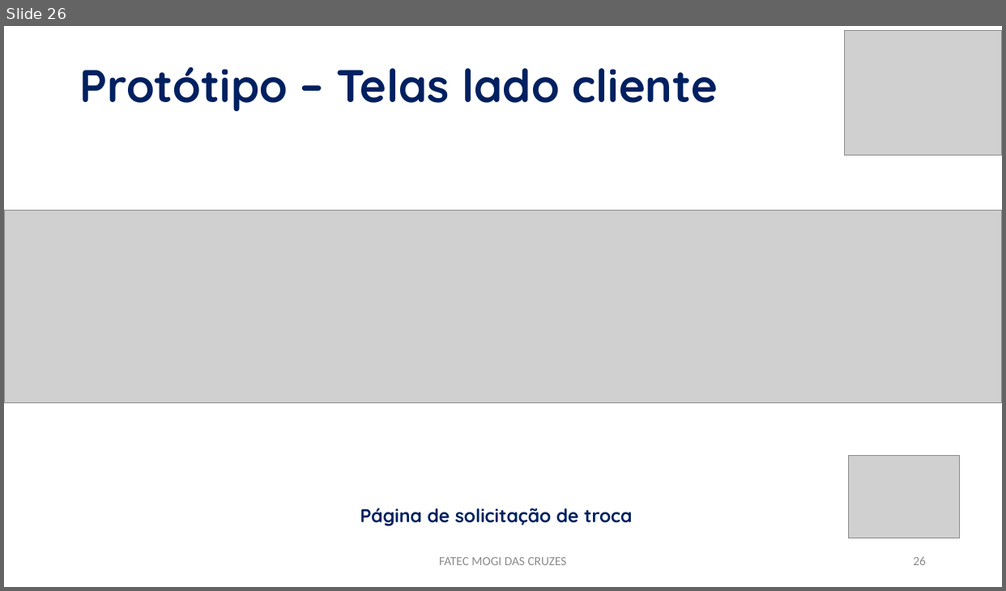
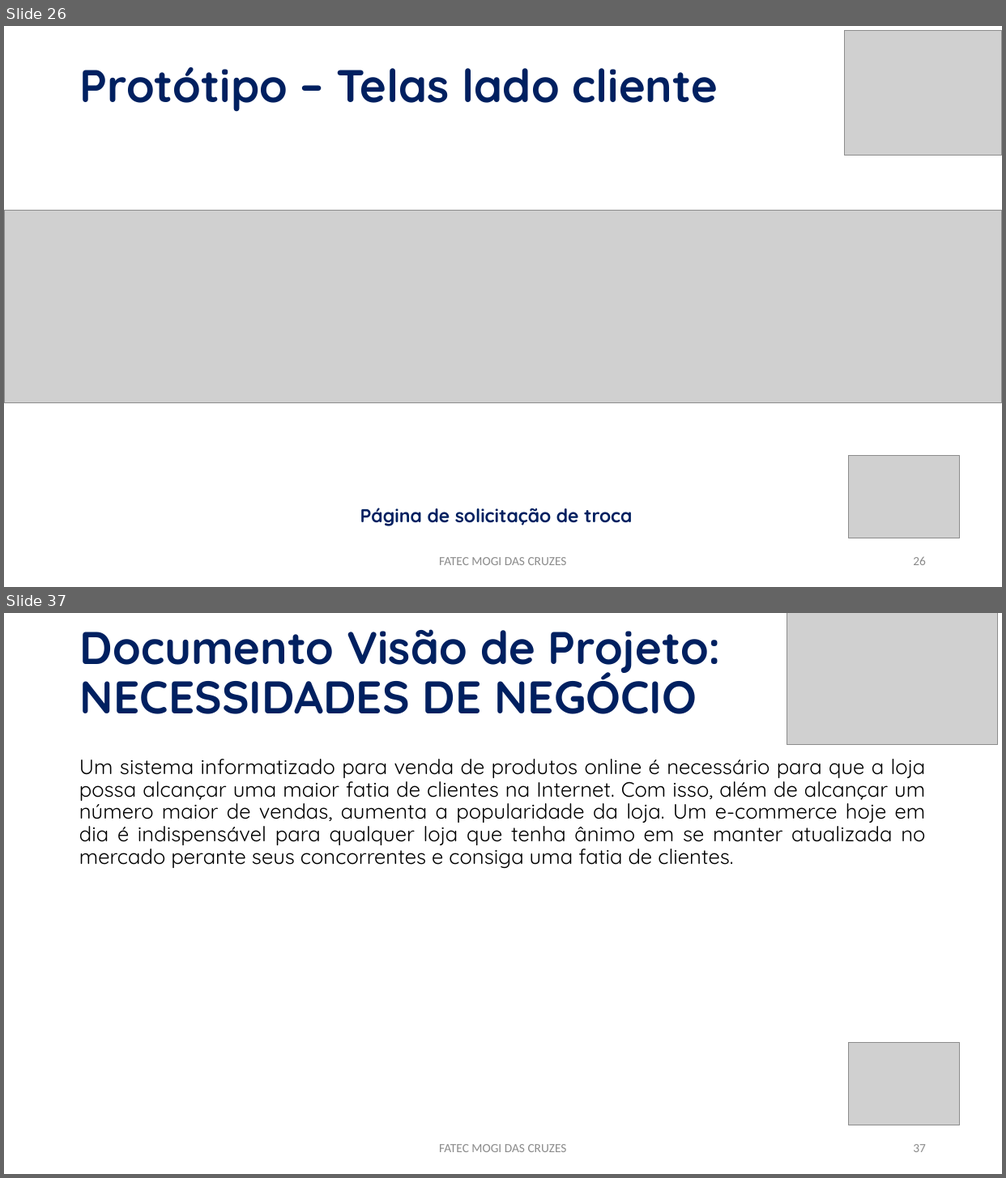
Before and after one commit to PabloLuiz1/buiatchaka-jogos, a slide deck: APRESENTAÇÃO.pptx. Shown one above the other, each under a label of ours: slide 26 before the commit, slides 26 and 37 after it; the slides between them are not shown. The pictures are 1006x591 and 1006x1178 pixels, drawn with LibreOffice and Linux fonts; fonts in the diff are those of the drawing; grey boxes stand for pictures. Boxes give left, top, right and bottom in pixels: in the first picture for what was removed or moved away, otherwise in the second. Text is boxed around its words. In the diff, an @@ line names an element or a change of style, - is before the commit and + after.

```diff
--- a/APRESENTAÇÃO.pptx
+++ b/APRESENTAÇÃO.pptx
@@ slide 37 added at (x1=4, y1=613, x2=1002, y2=1174), background #FFFFFF @@
@@ title added at (x1=80, y1=629, x2=721, y2=714), 44 pt, text #002060, bold @@
+Documento Visão de Projeto:
+NECESSIDADES DE NEGÓCIO
@@ picture added at (x1=787, y1=613, x2=997, y2=745) @@
@@ text added at (x1=79, y1=759, x2=926, y2=868), 20 pt, text #000000 @@
+Um sistema informatizado para venda de produtos online é necessário para que a loja possa alcançar uma maior fatia de clientes na Internet. Com isso, além de alcançar um número maior de vendas, aumenta a popularidade da loja. Um e-commerce hoje em dia é indispensável para qualquer loja que tenha ânimo em se manter atualizada no mercado perante seus concorrentes e consiga uma fatia de clientes.
@@ picture added at (x1=849, y1=1043, x2=959, y2=1125) @@
@@ text added at (x1=439, y1=1144, x2=567, y2=1152), 12 pt, text #8C8C8C @@
+FATEC MOGI DAS CRUZES
@@ page number added at (x1=913, y1=1144, x2=926, y2=1152), 12 pt, text #8C8C8C @@
+37
```
Also in this commit, not shown: 2 slides changed, 74 other slides added, 27 other files.
